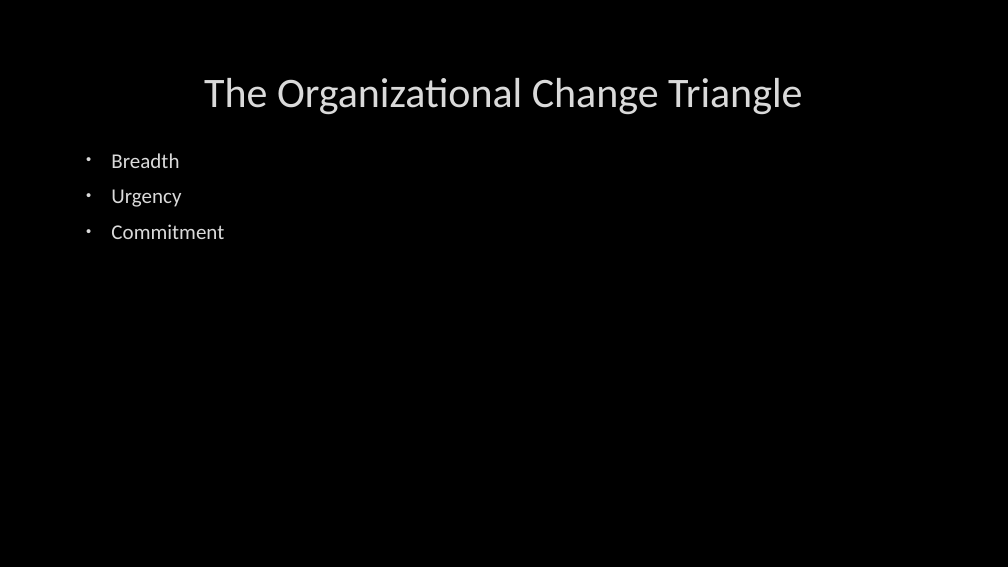
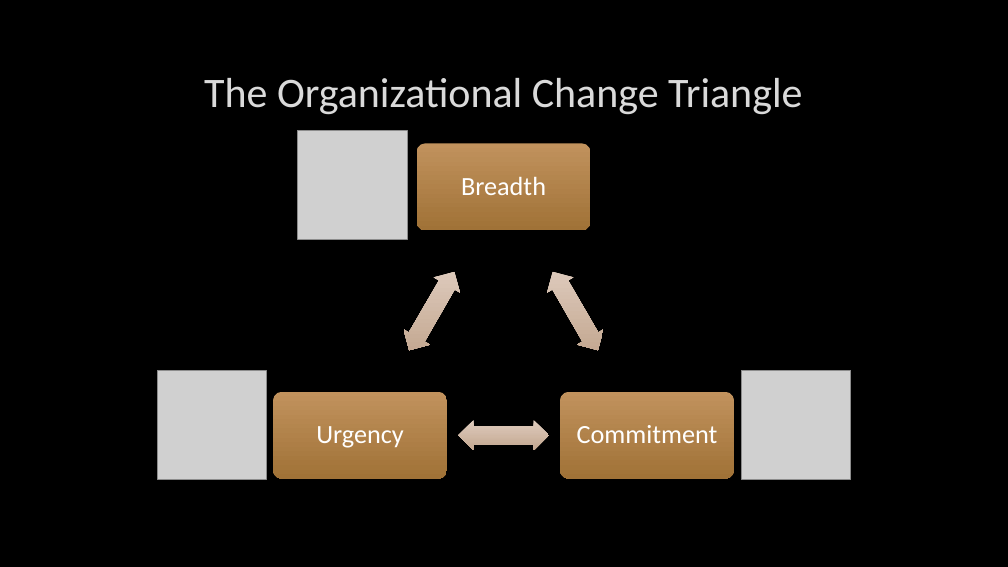
Before and after one commit to jugisahunk/presentations, a slide deck: slide 13 of tortoise-and-hare/tortoise-and-hare.pptx. Drawn at 1008x567 pixels with LibreOffice and Linux fonts; fonts in the diff are those of the drawing; grey boxes stand for pictures; background and template pictures are left out. Boxes give left, top, right and bottom in pixels: in the first picture for what was removed or moved away, otherwise in the second. Text is boxed around its words. In the diff, an @@ line names an element or a change of style, - is before the commit and + after.

```diff
--- a/tortoise-and-hare/tortoise-and-hare.pptx
+++ b/tortoise-and-hare/tortoise-and-hare.pptx
@@ picture added at (x1=298, y1=131, x2=407, y2=240) @@
@@ text removed at (x1=111, y1=153, x2=224, y2=239) @@
-• Breadth
-• Urgency
-• Commitment
@@ group added at (x1=273, y1=144, x2=734, y2=479): 3 rounded rectangles, 3 texts, 3 left right arrows @@
+Breadth
+Commitment
+Urgency
@@ picture added at (x1=157, y1=371, x2=266, y2=479) @@
@@ picture added at (x1=742, y1=371, x2=851, y2=479) @@
```
Also in this commit, not shown: 1 other slide changed, 1 slide removed, 1 other file.
